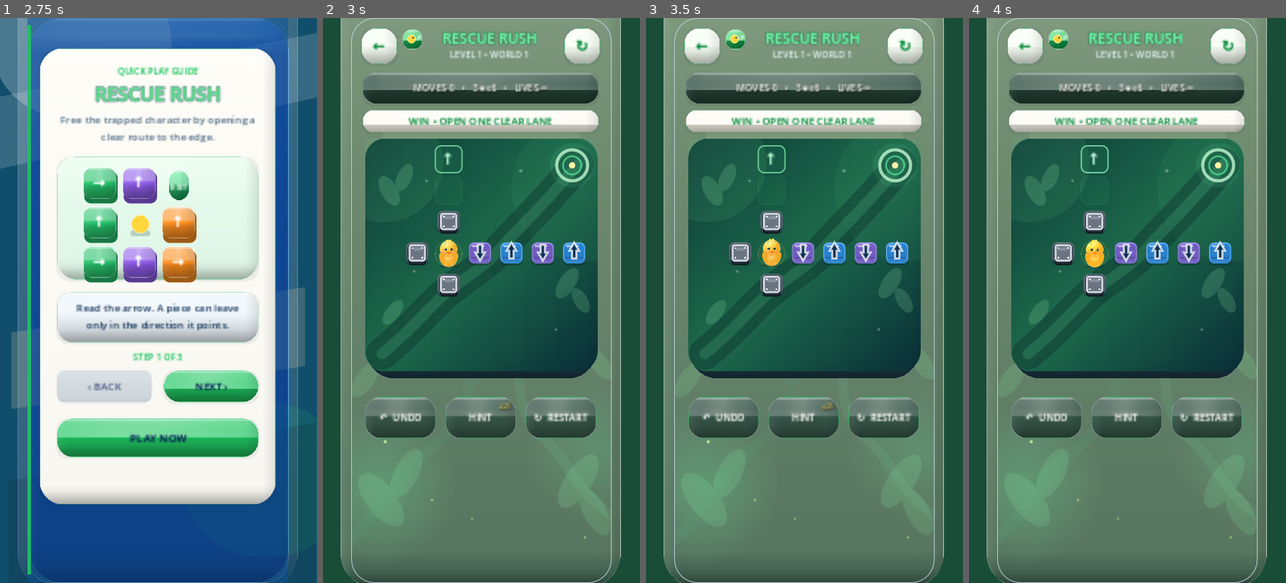
Above: before the commit, frames 1-4 (left to right).
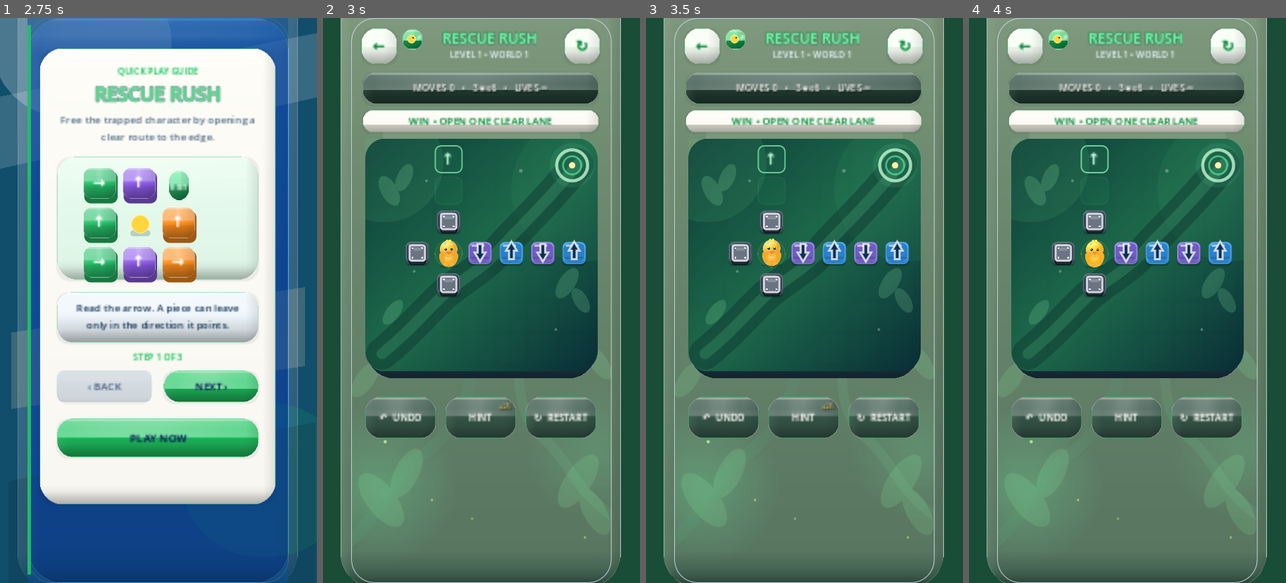
Above: after the commit, the same moments.

Repository: eghosa001/unjam
Game: Godot game, scene res://scenes/Boot.tscn
Two runs of this game, one before a commit and one after it. Both use one fixed random seed, a clock stepped at 60 frames per second and the inputs below.
Inputs (mouse positions are in pixels of both pictures, inside the frame that each line leads up to):
- Up to frame 1 (2.75 s): tap Enter at 0.5 s; move the mouse to (228, 272) at 0.52 s; click (228, 272) at 0.67 s; tap Space at 1.25 s; drag from (95, 328) to (142, 413) at 1.27 s; click "CONTINUE • LEVEL 1" at 2 s
- Up to frame 2 (3 s): click "PLAY NOW" at 2.75 s
- Up to frame 3 (3.5 s): no input
- Up to frame 4 (4 s): click "↻ RESTART" at 3.5 s

Frame 1 is identical in both runs. In frame 2, 0.7% of the frame differs, in the area x 26-84%, y 34-50%; in frame 3, 0.7%; in frame 4, 0.7%.

Commit message:
Increase Rescue arrow visual weight

Diff:
--- a/scripts/ui/rescue_piece_3d_button.gd
+++ b/scripts/ui/rescue_piece_3d_button.gd
@@ -36,7 +36,7 @@
 func _draw_shell(rect: Rect2, center: Vector2, pulse: float) -> void:
 	# One fast glossy 2D face. Pieces should be readable arrows, not miniature boxes.
 	var radius := minf(rect.size.x, rect.size.y) * 0.22
-	var face := rect.grow(-1.0)
+	var face := rect.grow(-0.25)
 	var cast := Rect2(face.position + Vector2(0, maxf(2.0, face.size.y * 0.08)), face.size)
 	draw_style_box(_rounded(Color(0.01,0.04,0.10,0.26), radius, Color.TRANSPARENT, 0), cast)
 	draw_style_box(_rounded(accent, radius, Color(accent.lightened(0.28),0.38), 1), face)
@@ -56,7 +56,7 @@
 func _draw_arrow(center: Vector2, dir: String, scale_value: float) -> void:
 	var v := _dir_vec(dir)
 	var n := Vector2(-v.y, v.x)
-	var readable_scale := scale_value * 1.16
+	var readable_scale := scale_value * 1.28
 	var glyph_center := center - Vector2(0, 2.0)
 	var tip := glyph_center + v * readable_scale
 	var tail := glyph_center - v * readable_scale * 0.76
